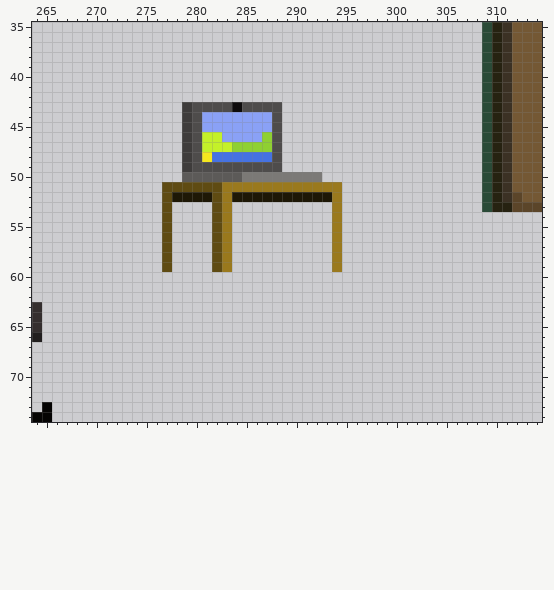
Pixel-art file, stored at ! External Files/sasha room/sasha bedroom experiment.aseprite. The first picture shows the starting point.
376x95 pixels, 1 frame. Colours within 5 levels of each other are drawn and written as one. Shown: x 264..314, y 35..74. The old version is drawn lined up with the new one, on the new canvas. The commit also changed other parts of the picture, which this record leaves out.
The same view after the edit:
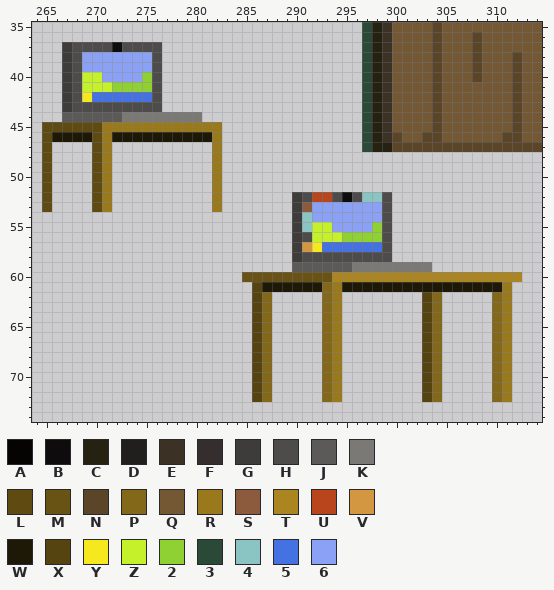
Palette (. is transparent): A #050403  B #0e0c0c  C #262211  D #211e1e  E #3b3124  F #342e2e  G #3e3c3b  H #4e4c4b  J #5c5a58  K #7b7976  L #5f4b12  M #685214  N #5b4529  P #846819  Q #745834  R #9a791d  S #8c5b3e  T #ab8620  U #b9451d  V #d39741  W #1e1806  X #554410  Y #f6e81e  Z #c4f129  2 #8fd032  3 #2a4a37  4 #8ac4c3  5 #4572e3  6 #8aa1f6
Change:
canvas 376x95 -> 413x95
@@ x 264..314 @@
-35 .............................................3CEQQQ
-36 .............................................3CEQQQ
-37 .............................................3CEQQQ
-38 .............................................3CEQQQ
-39 .............................................3CEQQQ
-40 .............................................3CEQQQ
-41 .............................................3CEQQQ
-42 .............................................3CEQQQ
-43 ...............GHHHHBHHHH....................3CEQQQ
-44 ...............GH6666666H....................3CEQQQ
-45 ...............GH6666666H....................3CEQQQ
-46 ...............GHZZ66662H....................3CEQQQ
-47 ...............GHZZZ2222H....................3CEQQQ
-48 ...............GHY555555H....................3CEQQQ
-49 ...............GHHHHHHHHH....................3CEQQQ
-50 ...............JJJJJJKKKKKKKK................3CEQQQ
-51 .............LLLLLLRRRRRRRRRRRR..............3CEQQQ
-52 .............LWWWWLRWWWWWWWWWWR..............3CENQQ
-53 .............L....LR..........R..............3CCNNN
-54 .............L....LR..........R....................
-55 .............L....LR..........R....................
-56 .............L....LR..........R....................
-57 .............L....LR..........R....................
-58 .............L....LR..........R....................
-59 .............L....LR..........R....................
-60 ...................................................
-61 ...................................................
-62 ...................................................
-63 F..................................................
-64 F..................................................
-65 F..................................................
-66 D..................................................
-67 ...................................................
-68 ...................................................
-69 ...................................................
-70 ...................................................
-71 ...................................................
-72 ...................................................
-73 .A.................................................
-74 AA.................................................
+35 .................................3CEQQQQNQQQQQQQQQQ
+36 .................................3CEQQQQNQQQNQQQQQQ
+37 ...GHHHHBHHHH....................3CEQQQQNQQQNQQQQQQ
+38 ...GH6666666H....................3CEQQQQNQQQNQQQNQQ
+39 ...GH6666666H....................3CEQQQQNQQQNQQQNQQ
+40 ...GHZZ66662H....................3CEQQQQNQQQNQQQNQQ
+41 ...GHZZZ2222H....................3CEQQQQNQQQQQQQNQQ
+42 ...GHY555555H....................3CEQQQQNQQQQQQQNQQ
+43 ...GHHHHHHHHH....................3CEQQQQNQQQQQQQNQQ
+44 ...JJJJJJKKKKKKKK................3CEQQQQNQQQQQQQNQQ
+45 .LLLLLLRRRRRRRRRRRR..............3CEQQQQNQQQQQQQNQQ
+46 .LWWWWLRWWWWWWWWWWR..............3CENQQNNQQQQQQNNQQ
+47 .L....LR..........R..............3CCNNNNNNNNNNNNNNN
+48 .L....LR..........R................................
+49 .L....LR..........R................................
+50 .L....LR..........R................................
+51 .L....LR..........R................................
+52 .L....LR..........R.......GHUUHBH44H...............
+53 .L....LR..........R.......GS6666666H...............
+54 ..........................G46666666H...............
+55 ..........................G4ZZ66662H...............
+56 ..........................GHZZZ2222H...............
+57 ..........................GVY555555H...............
+58 ..........................GHHHHHHHHH...............
+59 ..........................JJJJJJKKKKKKKK...........
+60 .....................MMMMMMMMMTTTTTTTTTTTTTTTTTTT..
+61 ......................XWWWWWWPRWWWWWWWWWWWWWWWWR...
+62 ......................XP.....PR........XP.....PR...
+63 ......................XP.....PR........XP.....PR...
+64 ......................XP.....PR........XP.....PR...
+65 ......................XP.....PR........XP.....PR...
+66 ......................XP.....PR........XP.....PR...
+67 ......................XP.....PR........XP.....PR...
+68 ......................XP.....PR........XP.....PR...
+69 ......................XP.....PR........XP.....PR...
+70 ......................XP.....PR........XP.....PR...
+71 ......................XP.....PR........XP.....PR...
+72 ......................XP.....PR........XP.....PR...
+73 ...................................................
+74 ...................................................
